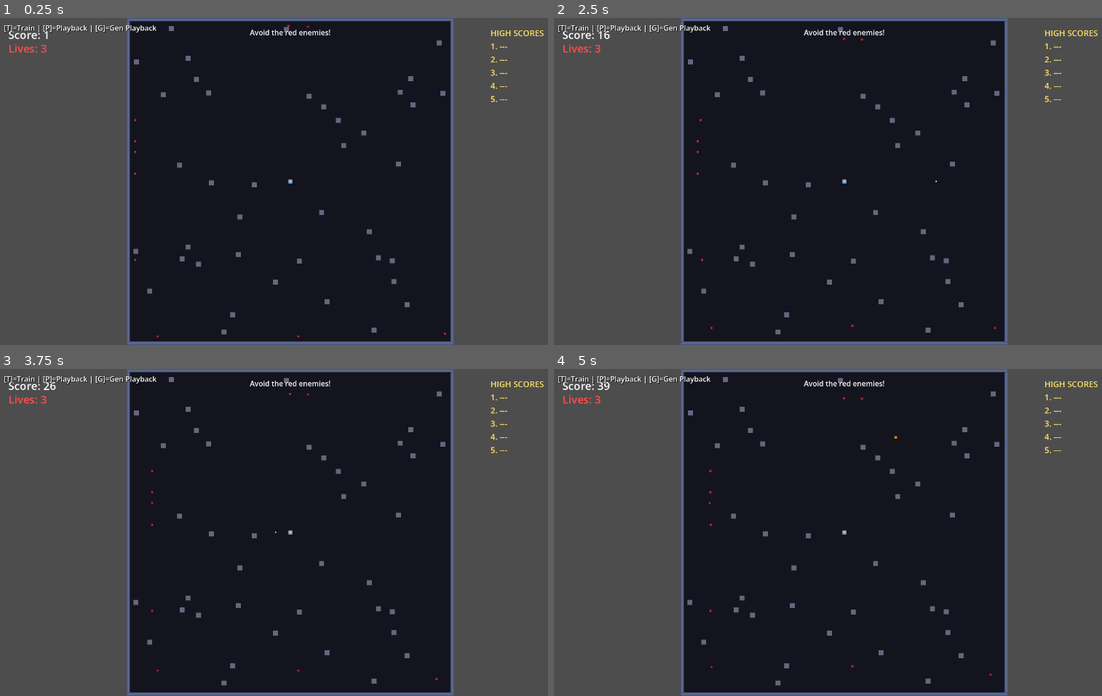
Above: before the commit, frames 1-4 (two rows, left to right).
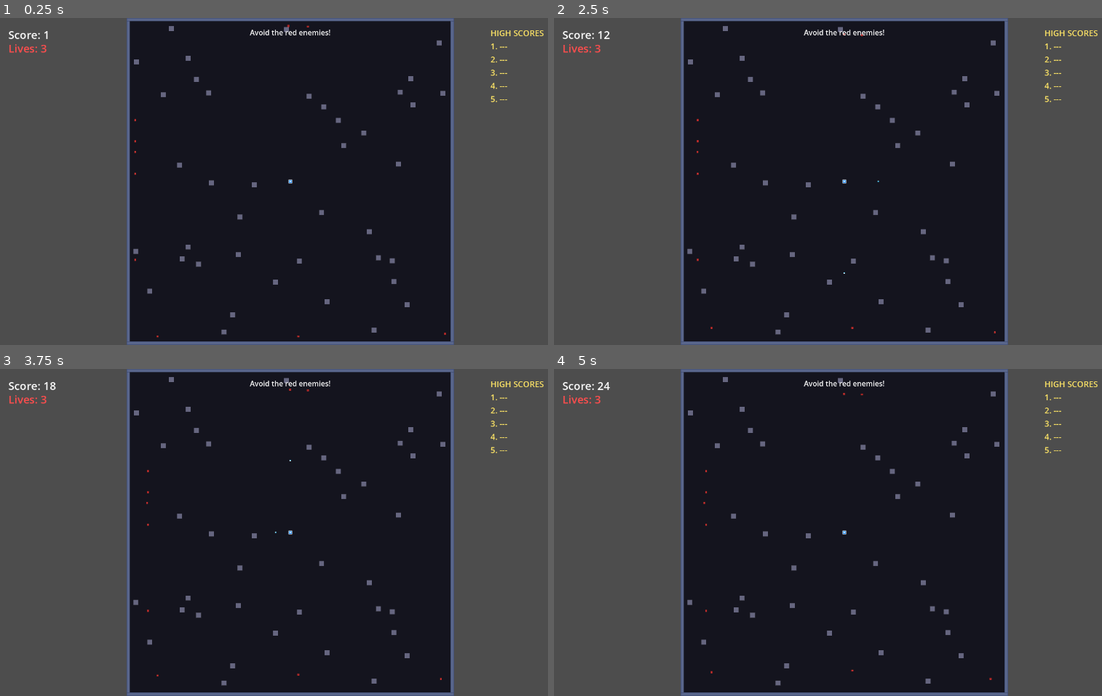
Above: after the commit, the same moments.

Repository: aryavolkan/evolve
Game: Godot game, scene res://main.tscn
Two runs of this game, one before a commit and one after it. Both use one fixed random seed, a clock stepped at 60 frames per second and the inputs below.
Inputs (mouse positions are in pixels of both pictures, inside the frame that each line leads up to):
- Up to frame 1 (0.25 s): no input
- Up to frame 2 (2.5 s): tap Enter (ui_accept) at 0.5, 0.77, 1.25, 1.52 s; move the mouse to (970, 165) at 0.52 s; hold D (shoot_right) 0.53-1.28 s; hold C 0.53-1.28 s; click (970, 165) at 0.67 s; tap Shift at 0.8, 1.35 s; move the mouse to (729, 197) at 1.27 s; hold S (shoot_down) 1.28-2.03 s; click (729, 197) at 1.42 s; tap H at 1.55 s; move the mouse to (904, 109) at 2.02 s; hold D (shoot_right) from 2.03 s (still down); hold H from 2.03 s (still down); click (904, 109) at 2.17 s; tap T at 2.3 s
- Up to frame 3 (3.75 s): move the mouse to (263, 597) at 2.77 s; release D (shoot_right) at 2.78 s; release H at 2.78 s; hold W (shoot_up) 2.78-3.53 s; tap T at 2.85 s; click (263, 597) at 2.92 s; tap Enter (ui_accept) at 3.02 s; tap C at 3.05 s; move the mouse to (465, 581) at 3.52 s; hold A (shoot_left) from 3.53 s (still down); hold C from 3.53 s (still down); click (465, 581) at 3.67 s
- Up to frame 4 (5 s): keep holding A (shoot_left); tap Enter (ui_accept) at 3.77, 4.52 s; tap Shift at 3.8, 4.35 s; move the mouse to (669, 483) at 4.27 s; release C at 4.28 s; click (669, 483) at 4.42 s; tap H at 4.55 s

The runs differ from the first frame. In frame 1, 0.3% of the frame differs, in the area x 0-29%, y 2-5%; in frame 2, 0.3%; in frame 3, 0.4%; in frame 4, 0.4%, in the area x 0-80%, y 2-96%.
Error after the commit: Parse Error: Cannot infer the type of "enemy_fitness" variable because the value doesn't have a set type. (res://training_manager.gd:1131)

Commit message:
feat(A3): co-evolution training manager integration
- Add Mode.COEVOLUTION to training manager enum
- Add start_coevolution_training() / stop_coevolution_training() methods
- New coevolution processing loop (_process_coevolution_training)
  - Each arena gets player AI + enemy AI controlling all enemies
  - Random sampling: each player paired with random enemy from opposing pop
  - Batch scheduling: parallel_count player-enemy pairs simultaneously
  - Tracks proximity pressure, direction changes for adversarial fitness
- Wire enemy AI via main.gd enemy_ai_network property
  - All spawned enemies auto-setup with assigned neural network
  - Works for initial, scripted, and dynamically spawned enemies
- UI: stats bar shows both player and enemy population fitness
- Add 'C' keyboard shortcut to start/stop co-evolution mode
- Speed controls and pause work in co-evolution mode
- Coevolution mode coexists cleanly with existing TRAINING mode
- Updates get_stats() with enemy population metrics
- HoF generation detection for evaluating against archived enemies

References: ROADMAP.md Track A (A3), LONG_TERM_PLAN.md

Diff:
--- a/main.gd
+++ b/main.gd
@@ -122,6 +122,9 @@
 		effective_arena_height = ARENA_HEIGHT
 
 var preset_powerup_spawns: Array = []  # [{time: float, pos: Vector2, type: int}, ...]
+
+# Co-evolution: if set, all spawned enemies use this neural network for AI control
+var enemy_ai_network = null
 
 func set_preset_events(obstacles: Array, enemy_spawns: Array, powerup_spawns: Array = []) -> void:
 	## Use pre-generated events for deterministic gameplay.
@@ -392,6 +395,10 @@
 	enemy.rng = rng
 	add_child(enemy)
 
+	# Wire AI if co-evolution is active
+	if enemy_ai_network:
+		enemy.setup_ai(enemy_ai_network)
+
 	# Apply slow/freeze after adding to tree (so apply_type_config has run)
 	if freeze_active:
 		enemy.apply_freeze()
@@ -408,6 +415,10 @@
 	enemy.position = pos
 	enemy.rng = rng
 	add_child(enemy)
+
+	# Wire AI if co-evolution is active
+	if enemy_ai_network:
+		enemy.setup_ai(enemy_ai_network)
 
 	if freeze_active:
 		enemy.apply_freeze()
@@ -436,6 +447,9 @@
 		enemy.position = get_random_edge_spawn_position()
 		enemy.rng = rng
 		add_child(enemy)
+		# Wire AI if co-evolution is active
+		if enemy_ai_network:
+			enemy.setup_ai(enemy_ai_network)
 
 
 func count_local_powerups() -> int:
@@ -979,7 +993,7 @@
 	ai_status_label.add_theme_constant_override("shadow_offset_x", 1)
 	ai_status_label.add_theme_constant_override("shadow_offset_y", 1)
 	$CanvasLayer/UI.add_child(ai_status_label)
-	ai_status_label.text = "T=Train | P=Playback | H=Human"
+	ai_status_label.text = "T=Train | C=CoEvo | P=Playback | H=Human"
 
 
 func handle_training_input() -> void:
@@ -1011,11 +1025,21 @@
 		else:
 			training_manager.start_playback()
 
+	elif Input.is_physical_key_pressed(KEY_C) and not Input.is_physical_key_pressed(KEY_SHIFT):
+		if not _key_just_pressed("coevo"):
+			return
+		if training_manager.get_mode() == training_manager.Mode.COEVOLUTION:
+			training_manager.stop_coevolution_training()
+		else:
+			training_manager.start_coevolution_training(100, 100)
+
 	elif Input.is_physical_key_pressed(KEY_H):
 		if not _key_just_pressed("human"):
 			return
 		if training_manager.get_mode() == training_manager.Mode.TRAINING:
 			training_manager.stop_training()
+		elif training_manager.get_mode() == training_manager.Mode.COEVOLUTION:
+			training_manager.stop_coevolution_training()
 		elif training_manager.get_mode() == training_manager.Mode.PLAYBACK:
 			training_manager.stop_playback()
 		elif training_manager.get_mode() == training_manager.Mode.GENERATION_PLAYBACK:
@@ -1035,7 +1059,7 @@
 			training_manager.advance_generation_playback()
 
 	# Training mode controls (SPACE for pause is handled in training_manager._input)
-	if training_manager.get_mode() == training_manager.Mode.TRAINING:
+	if training_manager.get_mode() == training_manager.Mode.TRAINING or training_manager.get_mode() == training_manager.Mode.COEVOLUTION:
 		# Speed controls ([ and ] or - and =) - only when not paused
 		if not training_manager.is_paused:
 			var speed_down = Input.is_physical_key_pressed(KEY_BRACKETLEFT) or Input.is_physical_key_pressed(KEY_MINUS)
@@ -1079,6 +1103,13 @@
 			stats.get("all_time_best", 0)
 		]
 		ai_status_label.add_theme_color_override("font_color", Color.YELLOW)
+	elif mode_str == "COEVOLUTION":
+		ai_status_label.text = "CO-EVOLUTION | Gen: %d | P.Best: %.0f | E.Best: %.0f\n[C]=Stop [H]=Human" % [
+			stats.get("generation", 0),
+			stats.get("best_fitness", 0),
+			stats.get("enemy_best_fitness", 0),
+		]
+		ai_status_label.add_theme_color_override("font_color", Color.ORANGE)
 	elif mode_str == "PLAYBACK":
 		ai_status_label.text = "PLAYBACK | Watching best AI\n[P]=Stop [H]=Human"
 		ai_status_label.add_theme_color_override("font_color", Color.CYAN)
@@ -1089,5 +1120,5 @@
 		]
 		ai_status_label.add_theme_color_override("font_color", Color.GREEN)
 	else:
-		ai_status_label.text = "[T]=Train | [P]=Playback | [G]=Gen Playback"
+		ai_status_label.text = "[T]=Train | [C]=CoEvo | [P]=Playback | [G]=Gen Playback"
 		ai_status_label.add_theme_color_override("font_color", Color.WHITE)
--- a/training_manager.gd
+++ b/training_manager.gd
@@ -5,7 +5,7 @@
 signal training_status_changed(status: String)
 signal stats_updated(stats: Dictionary)
 
-enum Mode { HUMAN, TRAINING, PLAYBACK, GENERATION_PLAYBACK, ARCHIVE_PLAYBACK }
+enum Mode { HUMAN, TRAINING, PLAYBACK, GENERATION_PLAYBACK, ARCHIVE_PLAYBACK, COEVOLUTION }
 
 var current_mode: Mode = Mode.HUMAN
 
@@ -41,6 +41,18 @@
 # MAP-Elites quality-diversity archive
 var use_map_elites: bool = true
 var map_elites_archive: MapElites = null
+
+# Co-evolution (Track A)
+var coevolution = null  # CoEvolution coordinator (dual-population)
+var CoevolutionScript = preload("res://ai/coevolution.gd")
+var EnemyAIControllerScript = preload("res://ai/enemy_ai_controller.gd")
+var coevo_enemy_fitness: Dictionary = {}  # {enemy_index: [fitness_values_from_evals]}
+var coevo_enemy_stats: Dictionary = {}    # {enemy_index: {damage, proximity, survival, dir_changes}}
+var coevo_is_hof_generation: bool = false  # True when evaluating against Hall of Fame
+
+# Co-evolution paths
+const ENEMY_POPULATION_PATH := "user://enemy_population.evo"
+const ENEMY_HOF_PATH := "user://enemy_hof.evo"
 
 # Pre-generated events for each seed (all individuals see same scenarios)
 var generation_events_by_seed: Array = []  # [{obstacles, enemy_spawns, powerup_spawns}, ...]
@@ -155,7 +167,7 @@
 
 
 func _input(event: InputEvent) -> void:
-	if current_mode != Mode.TRAINING:
+	if current_mode != Mode.TRAINING and current_mode != Mode.COEVOLUTION:
 		return
 
 	# ESC exits fullscreen
@@ -184,7 +196,7 @@
 	# Handle SPACE for pause toggle (runs even when paused due to PROCESS_MODE_ALWAYS)
 	var space_pressed = Input.is_physical_key_pressed(KEY_SPACE)
 	if space_pressed and not _space_was_pressed:
-		if current_mode == Mode.TRAINING:
+		if current_mode == Mode.TRAINING or current_mode == Mode.COEVOLUTION:
 			toggle_pause()
 	_space_was_pressed = space_pressed
 
@@ -326,6 +338,110 @@
 	])
 
 
+func start_coevolution_training(pop_size: int = 100, generations: int = 100) -> void:
+	## Begin co-evolutionary training: player and enemy populations evolve together.
+	## Each arena gets a player AI + enemy AI controlling all enemies.
+	if not main_scene:
+		push_error("Training manager not initialized")
+		return
+
+	_load_sweep_config()
+
+	population_size = int(_sweep_config.get("population_size", pop_size))
+	max_generations = int(_sweep_config.get("max_generations", generations))
+	evals_per_individual = int(_sweep_config.get("evals_per_individual", 1))  # Default 1 seed for coevo (faster)
+	time_scale = float(_sweep_config.get("time_scale", 16.0))
+	parallel_count = int(_sweep_config.get("parallel_count", parallel_count))
+
+	var hidden_size = int(_sweep_config.get("hidden_size", 32))
+	var elite_count = int(_sweep_config.get("elite_count", 10))
+	var mutation_rate = float(_sweep_config.get("mutation_rate", 0.20))
+	var mutation_strength = float(_sweep_config.get("mutation_strength", 0.3))
+	var crossover_rate = float(_sweep_config.get("crossover_rate", 0.7))
+
+	# Get input size from player sensor
+	var sensor_instance = AISensorScript.new()
+	var input_size: int = sensor_instance.TOTAL_INPUTS
+
+	# Initialize co-evolution coordinator (wraps two Evolution instances)
+	coevolution = CoevolutionScript.new(
+		population_size, input_size, hidden_size, 6,
+		population_size,  # Enemy pop same size as player pop
+		elite_count, mutation_rate, mutation_strength, crossover_rate
+	)
+
+	# Clean up any leftover pause state
+	if pause_overlay:
+		destroy_pause_overlay()
+	is_paused = false
+	training_complete = false
+
+	current_mode = Mode.COEVOLUTION
+	current_batch_start = 0
+	generation = 0
+	generations_without_improvement = 0
+	best_avg_fitness = 0.0
+	previous_avg_fitness = 0.0
+	current_eval_seed = 0
+	curriculum.reset()
+	curriculum.enabled = bool(_sweep_config.get("curriculum_enabled", true))
+	stats_tracker.reset()
+	coevo_enemy_fitness.clear()
+	coevo_enemy_stats.clear()
+	coevo_is_hof_generation = false
+	Engine.time_scale = time_scale
+
+	# Try to load existing enemy HoF
+	coevolution.load_hall_of_fame(ENEMY_HOF_PATH)
+
+	hide_main_game()
+	create_training_container()
+
+	generate_all_seed_events()
+	_coevo_start_next_batch()
+
+	training_status_changed.emit("Co-evolution training started")
+	print("Co-evolution started: pop=%d, max_gen=%d, parallel=%d" % [
+		population_size, max_generations, parallel_count
+	])
+
+
+func stop_coevolution_training() -> void:
+	## Stop co-evolution training and save progress.
+	if current_mode != Mode.COEVOLUTION:
+		return
+
+	if is_paused:
+		destroy_pause_overlay()
+		is_paused = false
+
+	fullscreen_arena_index = -1
+	current_mode = Mode.HUMAN
+	Engine.time_scale = 1.0
+
+	if get_tree().root.size_changed.is_connected(_on_training_window_resized):
+		get_tree().root.size_changed.disconnect(_on_training_window_resized)
+
+	cleanup_training_instances()
+	if training_container:
+		var canvas_layer = training_container.get_parent()
+		canvas_layer.queue_free()
+		training_container = null
+
+	show_main_game()
+
+	if coevolution:
+		coevolution.save_populations(POPULATION_PATH, ENEMY_POPULATION_PATH)
+		coevolution.save_hall_of_fame(ENEMY_HOF_PATH)
+		coevolution.player_evolution.save_best(BEST_NETWORK_PATH)
+		var stats = coevolution.get_stats()
+		print("Saved co-evolution (player best: %.1f, enemy best: %.1f)" % [
+			stats.player.best_fitness, stats.enemy.best_fitness
+		])
+
+	training_status_changed.emit("Co-evolution stopped")
+
+
 func generate_all_seed_events() -> void:
 	## Pre-generate events for all evaluation seeds this generation.
 	generation_events_by_seed.clear()
@@ -340,6 +456,9 @@
 func stop_training() -> void:
 	## Stop training and save progress.
 	if current_mode != Mode.TRAINING:
+		# If in coevolution mode, delegate to stop_coevolution_training
+		if current_mode == Mode.COEVOLUTION:
+			stop_coevolution_training()
 		return
 
 	# Clean up pause state first
@@ -448,7 +567,7 @@
 
 func _on_training_window_resized() -> void:
 	## Update grid layout when window is resized.
-	if current_mode != Mode.TRAINING or not training_container:
+	if (current_mode != Mode.TRAINING and current_mode != Mode.COEVOLUTION) or not training_container:
 		return
 
 	update_grid_layout()
@@ -694,6 +813,159 @@
 	eval_instances.clear()
 
 
+# ============================================================
+# Co-evolution batch management
+# ============================================================
+
+func _coevo_start_next_batch() -> void:
+	## Start evaluating player-enemy pairs for co-evolution.
+	## Each arena gets one player AI and one enemy AI controlling all enemies.
+	## Random sampling: each player is paired with a random enemy from opposing pop.
+	cleanup_training_instances()
+
+	next_individual = mini(parallel_count, population_size)
+	evaluated_count = 0
+	coevo_enemy_fitness.clear()
+	coevo_enemy_stats.clear()
+
+	var seed_label = "seed %d/%d" % [current_eval_seed + 1, evals_per_individual]
+	print("Gen %d (%s): Co-evolving %d player-enemy pairs..." % [generation, seed_label, population_size])
+
+	var grid = get_grid_dimensions()
+	for i in range(mini(parallel_count, population_size)):
+		var grid_x: int = i % grid.cols
+		var grid_y: int = i / grid.cols
+		var enemy_idx: int = _pick_enemy_index(i)
+		var instance = _coevo_create_eval_instance(i, enemy_idx, grid_x, grid_y)
+		eval_instances.append(instance)
+
+	if fullscreen_arena_index >= 0:
+		for i in eval_instances.size():
+			if i != fullscreen_arena_index:
+				eval_instances[i].container.visible = false
+		get_tree().root.size_changed.emit()
+
+
+func _pick_enemy_index(player_index: int) -> int:
+	## Pick an enemy index for this player evaluation.
+	## During HoF generations, we don't use this (HoF networks are used directly).
+	## Otherwise: random sampling from enemy population.
+	return randi() % population_size
+
+
+func _coevo_create_eval_instance(player_index: int, enemy_index: int, grid_x: int, grid_y: int) -> Dictionary:
+	## Create a SubViewport with a game instance for co-evolution evaluation.
+	## Similar to create_eval_instance() but also wires enemy AI.
+	var container = SubViewportContainer.new()
+	container.stretch = true
+	container.mouse_filter = Control.MOUSE_FILTER_PASS
+	training_container.add_child(container)
+
+	var size = get_window_size()
+	var grid = get_grid_dimensions()
+	var cols = grid.cols
+	var rows = grid.rows
+	var gap = 4
+	var top_margin = 40
+	var arena_w = (size.x - gap * (cols + 1)) / cols
+	var arena_h = (size.y - top_margin - gap * (rows + 1)) / rows
+	var x = gap + grid_x * (arena_w + gap)
+	var y = top_margin + gap + grid_y * (arena_h + gap)
+	container.position = Vector2(x, y)
+	container.size = Vector2(arena_w, arena_h)
+
+	var viewport = SubViewport.new()
+	viewport.size = Vector2(1280, 720)
+	viewport.render_target_update_mode = SubViewport.UPDATE_ALWAYS
+	viewport.handle_input_locally = false
+	container.add_child(viewport)
+
+	var scene: Node2D = MainScenePacked.instantiate()
+	scene.set_training_mode(true, get_current_curriculum_config())
+	if generation_events_by_seed.size() > current_eval_seed:
+		var events = generation_events_by_seed[current_eval_seed]
+		var enemy_copy = events.enemy_spawns.duplicate(true)
+		var powerup_copy = events.powerup_spawns.duplicate(true)
+		scene.set_preset_events(events.obstacles, enemy_copy, powerup_copy)
+	viewport.add_child(scene)
+
+	# Player AI
+	var scene_player: CharacterBody2D = scene.get_node("Player")
+	scene_player.enable_ai_control(true)
+	var controller = AIControllerScript.new()
+	controller.set_player(scene_player)
+	controller.set_network(coevolution.get_player_network(player_index))
+
+	# Enemy AI: get the network to use (current population or HoF)
+	var enemy_network
+	if coevo_is_hof_generation:
+		var hof_nets = coevolution.get_hof_networks()
+		enemy_network = hof_nets[enemy_index % hof_nets.size()] if not hof_nets.is_empty() else coevolution.get_enemy_network(enemy_index)
+	else:
+		enemy_network = coevolution.get_enemy_network(enemy_index)
+
+	# Set enemy_ai_network on the scene so all spawned enemies auto-wire
+	scene.enemy_ai_network = enemy_network
+
+	var ui = scene.get_node("CanvasLayer/UI")
+	for child in ui.get_children():
+		if child.name not in ["ScoreLabel", "LivesLabel"]:
+			child.visible = false
+
+	var index_label = Label.new()
+	index_label.text = "P#%d vs E#%d" % [player_index, enemy_index]
+	index_label.position = Vector2(5, 80)
+	index_label.add_theme_font_size_override("font_size", 14)
+	index_label.add_theme_color_override("font_color", Color(1, 1, 1, 0.7))
+	ui.add_child(index_label)
+
+	return {
+		"container": container,
+		"viewport": viewport,
+		"scene": scene,
+		"player": scene_player,
+		"controller": controller,
+		"index": player_index,
+		"enemy_index": enemy_index,
+		"time": 0.0,
+		"done": false,
+		"last_player_dir": Vector2.ZERO,
+		"direction_changes": 0,
+		"proximity_sum": 0.0,
+		"proximity_samples": 0,
+	}
+
+
+func _is_descendant_of(node: Node, ancestor: Node) -> bool:
+	var current = node.get_parent()
+	while current:
+		if current == ancestor:
+			return true
+		current = current.get_parent()
+	return false
+
+
+func _coevo_replace_eval_instance(slot_index: int, player_index: int) -> void:
+	## Replace a completed co-evolution slot with a new player-enemy pair.
+	var old_eval = eval_instances[slot_index]
+	var grid = get_grid_dimensions()
+	var grid_x: int = slot_index % grid.cols
+	var grid_y: int = int(slot_index / grid.cols)
+
+	if is_instance_valid(old_eval.container):
+		old_eval.container.queue_free()
+
+	var enemy_idx: int = _pick_enemy_index(player_index)
+	var new_instance = _coevo_create_eval_instance(player_index, enemy_idx, grid_x, grid_y)
+	eval_instances[slot_index] = new_instance
+
+	if fullscreen_arena_index >= 0:
+		if slot_index == fullscreen_arena_index:
+			get_tree().root.size_changed.emit()
+		else:
+			new_instance.container.visible = false
+
+
 func _physics_process(delta: float) -> void:
 	if current_mode == Mode.HUMAN:
 		return
@@ -704,6 +976,8 @@
 
 	if current_mode == Mode.TRAINING:
 		_process_parallel_training(delta)
+	elif current_mode == Mode.COEVOLUTION:
+		_process_coevolution_training(delta)
 	elif current_mode == Mode.PLAYBACK:
 		_process_playback()
 	elif current_mode == Mode.GENERATION_PLAYBACK:
@@ -799,6 +1073,203 @@
 	update_training_stats_display()
 
 	stats_updated.emit(get_stats())
+
+
+func _process_coevolution_training(delta: float) -> void:
+	## Process co-evolution: each arena has player AI + enemy AI.
+	## Player fitness = game score (unchanged).
+	## Enemy fitness = adversarial (damage dealt, proximity, player survival penalty).
+	var active_count := 0
+
+	for i in eval_instances.size():
+		var eval = eval_instances[i]
+		if eval.done:
+			continue
+
+		active_count += 1
+		eval.time += delta
+
+		# Drive player AI controller
+		var action: Dictionary = eval.controller.get_action()
+		eval.player.set_ai_action(action.move_direction, action.shoot_direction)
+
+		# Track proximity pressure (average distance of nearest enemy to player)
+		var nearest_dist := INF
+		for enemy in eval.scene.get_tree().get_nodes_in_group("enemy"):
+			if is_instance_valid(enemy) and _is_descendant_of(enemy, eval.scene):
+				var d = enemy.global_position.distance_to(eval.player.global_position)
+				nearest_dist = minf(nearest_dist, d)
+		if nearest_dist < INF:
+			var closeness := 1.0 - clampf(nearest_dist / 3840.0, 0.0, 1.0)
+			eval.proximity_sum += closeness
+			eval.proximity_samples += 1
+
+		# Track direction changes (player movement direction changed significantly)
+		var current_dir = eval.player.velocity.normalized()
+		if current_dir.length() > 0.1 and eval.last_player_dir.length() > 0.1:
+			var dot = current_dir.dot(eval.last_player_dir)
+			if dot < 0.5:  # >60 degree change counts
+				eval.direction_changes += 1
+		eval.last_player_dir = current_dir
+
+		# Check game over or timeout
+		var timed_out = eval.time >= 60.0
+		if eval.scene.game_over or timed_out:
+			# Player fitness (same as standard training)
+			var player_fitness: float = eval.scene.score
+			var kill_score: float = eval.scene.score_from_kills
+			var powerup_score: float = eval.scene.score_from_powerups
+			var survival_score: float = eval.scene.score - kill_score - powerup_score
+			stats_tracker.record_eval_result(eval.index, player_fitness, kill_score, powerup_score, survival_score)
+
+			# Enemy adversarial fitness
+			var damage_dealt: float = 3.0 - eval.scene.lives  # Lives lost (starts at 3)
+			var avg_proximity: float = eval.proximity_sum / maxf(eval.proximity_samples, 1)
+			var survival_time: float = eval.scene.survival_time
+			var dir_changes: float = eval.direction_changes
+
+			var enemy_fitness := CoevolutionScript.compute_enemy_fitness(
+				damage_dealt, avg_proximity, survival_time, dir_changes
+			)
+
+			# Accumulate enemy fitness (each enemy may face multiple players)
+			if not coevo_is_hof_generation:
+				var eidx: int = eval.enemy_index
+				if not coevo_enemy_fitness.has(eidx):
+					coevo_enemy_fitness[eidx] = []
+				coevo_enemy_fitness[eidx].append(enemy_fitness)
+
+			eval.done = true
+			evaluated_count += 1
+			active_count -= 1
+
+			if next_individual < population_size:
+				_coevo_replace_eval_instance(i, next_individual)
+				next_individual += 1
+
+	# Check if all individuals evaluated for current seed
+	if evaluated_count >= population_size:
+		current_eval_seed += 1
+
+		if current_eval_seed >= evals_per_individual:
+			# Set player fitness
+			for idx in population_size:
+				coevolution.set_player_fitness(idx, stats_tracker.get_avg_fitness(idx))
+
+			# Set enemy fitness (average across all pairings)
+			if not coevo_is_hof_generation:
+				for eidx in population_size:
+					var scores: Array = coevo_enemy_fitness.get(eidx, [0.0])
+					var avg_ef: float = 0.0
+					for s in scores:
+						avg_ef += s
+					avg_ef /= scores.size()
+					coevolution.set_enemy_fitness(eidx, avg_ef)
+
+			# Print stats before evolving
+			var p_stats = coevolution.player_evolution.get_stats()
+			var e_stats = coevolution.enemy_evolution.get_stats()
+			var hof_tag = " [HoF eval]" if coevo_is_hof_generation else ""
+			print("Gen %d complete%s: P(min=%.0f avg=%.0f max=%.0f) E(min=%.0f avg=%.0f max=%.0f)" % [
+				generation, hof_tag,
+				p_stats.current_min, p_stats.current_avg, p_stats.current_max,
+				e_stats.current_min, e_stats.current_avg, e_stats.current_max
+			])
+
+			# Evolve both populations
+			coevolution.evolve_both()
+			generation = coevolution.get_generation()
+			best_fitness = coevolution.player_evolution.get_best_fitness()
+			all_time_best = coevolution.player_evolution.get_all_time_best_fitness()
+
+			# Track stagnation (player avg fitness)
+			var avg = p_stats.current_avg
+			if avg > best_avg_fitness:
+				generations_without_improvement = 0
+				best_avg_fitness = avg
+			else:
+				generations_without_improvement += 1
+
+			# Record for graphing
+			stats_tracker.record_generation(p_stats.current_max, avg, p_stats.current_min, population_size, evals_per_individual)
+
+			# Check curriculum advancement
+			check_curriculum_advancement()
+
+			# Auto-save
+			coevolution.player_evolution.save_best(BEST_NETWORK_PATH)
+			coevolution.save_populations(POPULATION_PATH, ENEMY_POPULATION_PATH)
+			coevolution.save_hall_of_fame(ENEMY_HOF_PATH)
+			_write_metrics_for_wandb()
+
+			# Early stopping
+			if generations_without_improvement >= stagnation_limit:
+				print("Early stopping: No improvement for %d generations" % stagnation_limit)
+				show_training_complete("Early stopping: No improvement for %d generations" % stagnation_limit)
+				return
+
+			if generation >= max_generations:
+				show_training_complete("Reached max generations (%d)" % max_generations)
+				return
+
+			# Reset for next generation
+			current_eval_seed = 0
+			stats_tracker.clear_accumulators()
+			coevo_is_hof_generation = coevolution.should_eval_against_hof()
+			generate_all_seed_events()
+			_coevo_start_next_batch()
+		else:
+			# Next seed pass
+			evaluated_count = 0
+			next_individual = 0
+			_coevo_start_next_batch()
+
+	# Update stats display
+	_update_coevo_stats_display()
+	stats_updated.emit(get_stats())
+
+
+func _update_coevo_stats_display() -> void:
+	if not training_container:
+		return
+	var stats_label = training_container.get_node_or_null("StatsLabel")
+	if not stats_label:
+		return
+
+	var best_current = 0.0
+	for eval in eval_instances:
+		if not eval.done and eval.scene.score > best_current:
+			best_current = eval.scene.score
+
+	var seed_info = "seed %d/%d" % [current_eval_seed + 1, evals_per_individual]
+	var hof_tag = " [HoF]" if coevo_is_hof_generation else ""
+
+	var controls_hint: String
+	if fullscreen_arena_index >= 0:
+		controls_hint = "[Click/ESC]=Grid [-/+]=Speed [SPACE]=Pause [C]=Stop"
+	else:
+		controls_hint = "[Click]=Fullscreen [-/+]=Speed [SPACE]=Pause [C]=Stop"
+
+	var curriculum_text = ""
+	if curriculum_enabled:
+		curriculum_text = " | %s" % get_curriculum_label()
+
+	var enemy_best_str = "?"
+	if coevolution:
+		enemy_best_str = "%.0f" % coevolution.enemy_evolution.get_best_fitness()
+
+	var hof_text = ""
+	if coevolution and coevolution.get_hof_size() > 0:
+		hof_text = " | HoF: %d" % coevolution.get_hof_size()
+
+	stats_label.text = "COEVO Gen %d%s (%s) | Progress: %d/%d | P.Best: %.0f | P.All-time: %.0f | E.Best: %s%s%s | Stagnant: %d/%d | Speed: %.1fx | %s" % [
+		generation, hof_tag, seed_info,
+		evaluated_count, population_size,
+		best_current, all_time_best,
+		enemy_best_str, curriculum_text, hof_text,
+		generations_without_improvement, stagnation_limit,
+		time_scale, controls_hint
+	]
 
 
 func update_training_stats_display() -> void:
@@ -969,6 +1440,17 @@
 		"map_elites_best": map_elites_archive.get_best_fitness() if map_elites_archive else 0.0,
 	}
 
+	# Add co-evolution metrics if active
+	if coevolution:
+		var e_stats = coevolution.enemy_evolution.get_stats()
+		metrics["coevolution"] = true
+		metrics["enemy_best_fitness"] = e_stats.best_fitness
+		metrics["enemy_all_time_best"] = e_stats.all_time_best
+		metrics["enemy_avg_fitness"] = e_stats.current_avg
+		metrics["enemy_min_fitness"] = e_stats.current_min
+		metrics["hof_size"] = coevolution.get_hof_size()
+		metrics["is_hof_generation"] = coevo_is_hof_generation
+
 	# Use worker-specific metrics file if worker ID is set
 	var metrics_path = "user://metrics.json"
 	if _worker_id != "":
@@ -1197,7 +1679,7 @@
 
 
 func get_stats() -> Dictionary:
-	return {
+	var stats := {
 		"mode": Mode.keys()[current_mode],
 		"generation": generation,
 		"evaluated_count": evaluated_count,
@@ -1216,6 +1698,12 @@
 		"map_elites_occupied": map_elites_archive.get_occupied_count() if map_elites_archive else 0,
 		"map_elites_coverage": map_elites_archive.get_coverage() if map_elites_archive else 0.0,
 	}
+	if coevolution:
+		stats["enemy_best_fitness"] = coevolution.enemy_evolution.get_best_fitness()
+		stats["enemy_all_time_best"] = coevolution.enemy_evolution.get_all_time_best_fitness()
+		stats["hof_size"] = coevolution.get_hof_size()
+		stats["is_hof_generation"] = coevo_is_hof_generation
+	return stats
 
 
 func get_mode() -> Mode:
@@ -1246,12 +1734,15 @@
 
 # Pause functionality with metric graphs
 func toggle_pause() -> void:
-	if current_mode != Mode.TRAINING:
+	if current_mode != Mode.TRAINING and current_mode != Mode.COEVOLUTION:
 		return
 
 	# If training complete, SPACE exits to human mode
 	if training_complete:
-		stop_training()
+		if current_mode == Mode.COEVOLUTION:
+			stop_coevolution_training()
+		else:
+			stop_training()
 		return
 
 	if is_paused:
